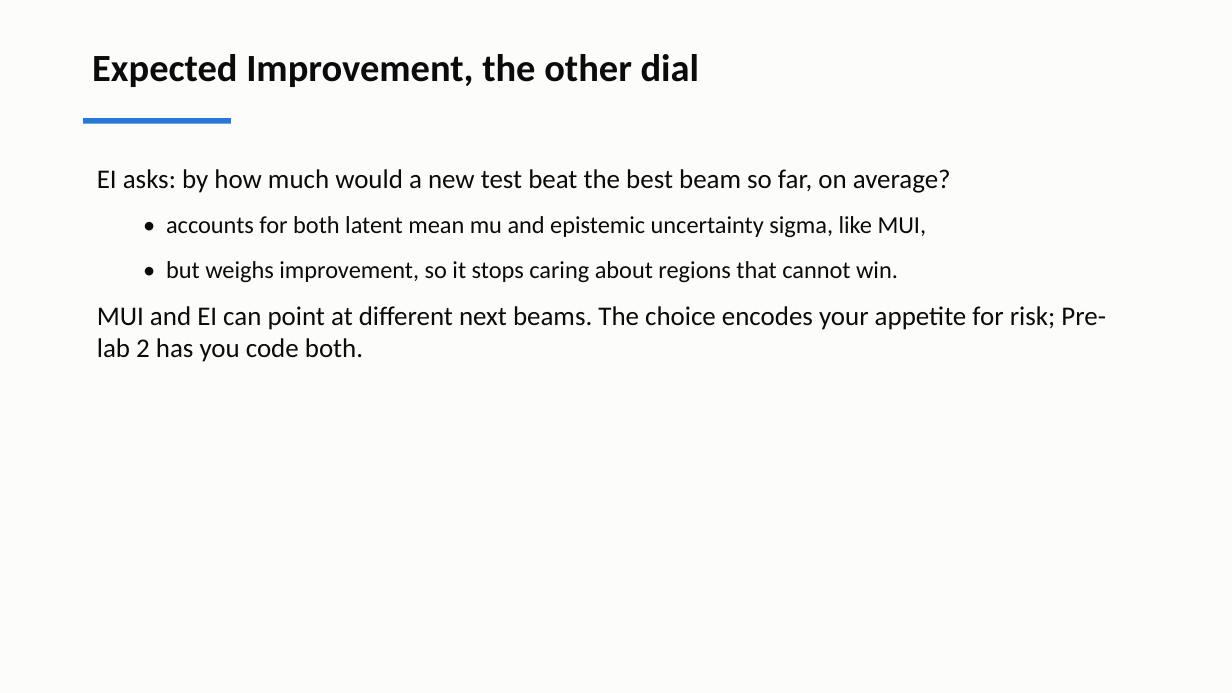
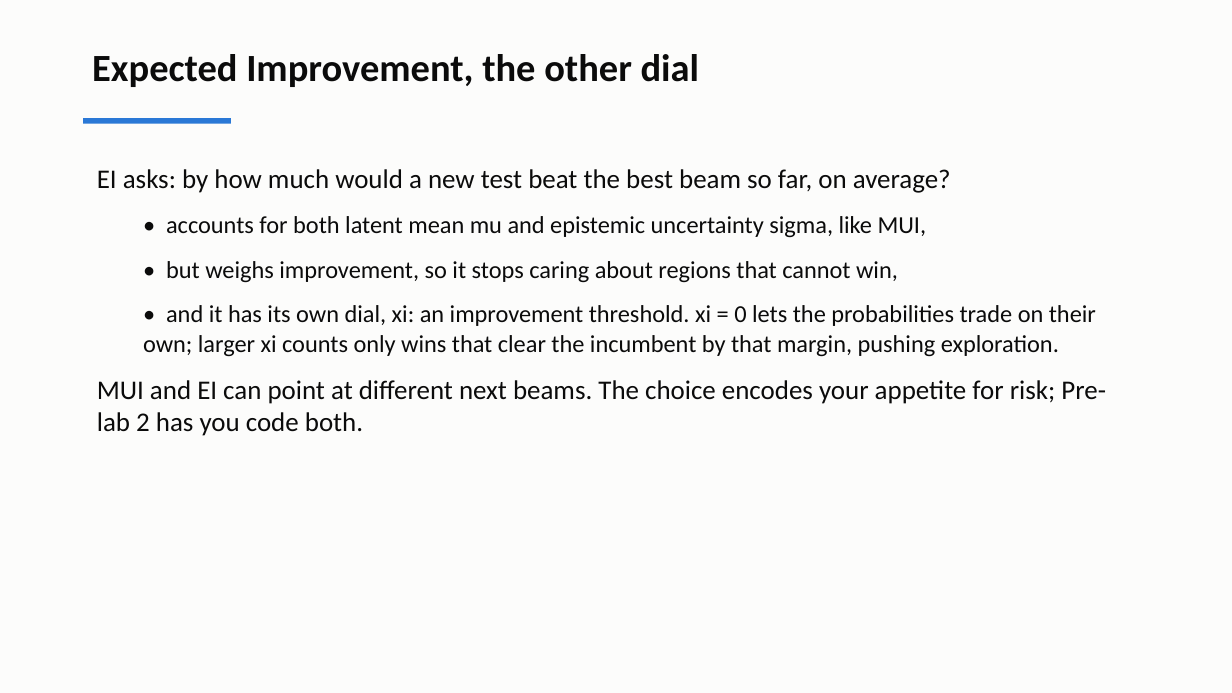
Before and after one commit to andrewvoss8-boop/core-me-data-science-activities-public, a slide deck: slide 16 of me323/Module1_drafts/ME323_Module1_Lecture2.pptx. Drawn at 1232x693 pixels with LibreOffice and Linux fonts; fonts in the diff are those of the drawing. Boxes give left, top, right and bottom in pixels: in the first picture for what was removed or moved away, otherwise in the second. Text is boxed around its words. In the diff, an @@ line names an element or a change of style, - is before the commit and + after.

```diff
--- a/me323/Module1_drafts/ME323_Module1_Lecture2.pptx
+++ b/me323/Module1_drafts/ME323_Module1_Lecture2.pptx
@@ text at (143, 261, 1096, 357): text changed @@
-  • but weighs improvement, so it stops caring about regions that cannot win.
+  • but weighs improvement, so it stops caring about regions that cannot win,
+  • and it has its own dial, xi: an improvement threshold. xi = 0 lets the probabilities trade on their own; larger xi counts only wins that clear the incumbent by that margin, pushing exploration.
```
Also in this commit, not shown: 4 other slides changed, 2 slides added, 20 other files.
